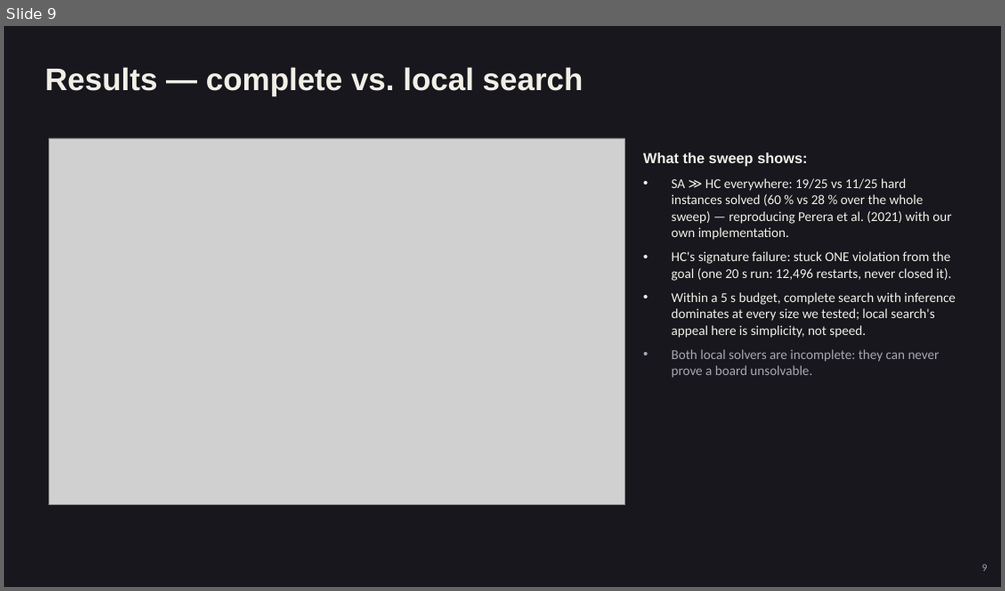
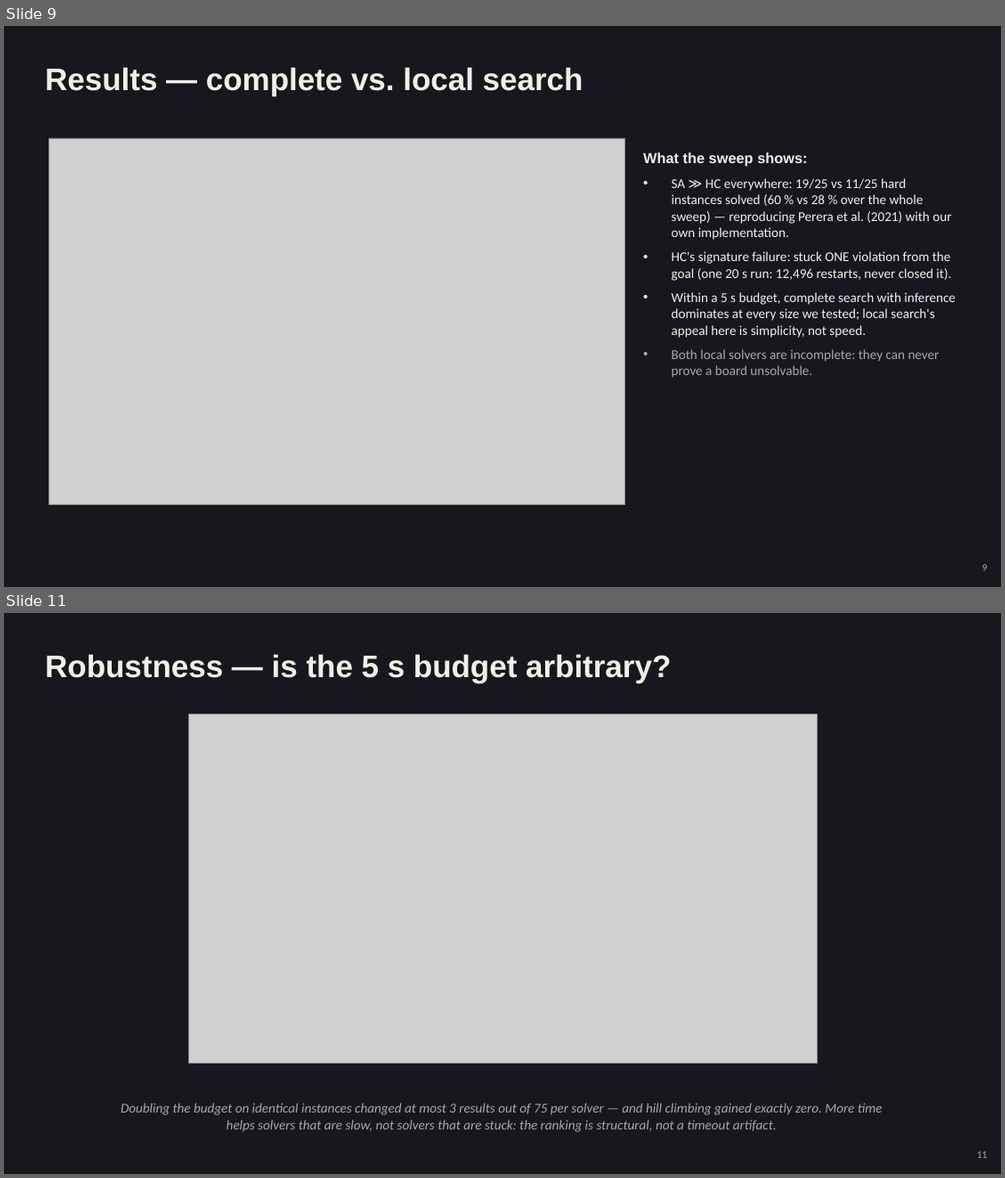
Before and after one commit to AnnieBaghumyan/LightUp, a slide deck: presentation.pptx. Shown one above the other, each under a label of ours: slide 9 before the commit, slides 9 and 11 after it; the slides between them are not shown. The pictures are 1005x591 and 1005x1178 pixels, drawn with LibreOffice and Linux fonts; fonts in the diff are those of the drawing; grey boxes stand for pictures. Boxes give left, top, right and bottom in pixels: in the first picture for what was removed or moved away, otherwise in the second. Text is boxed around its words. In the diff, an @@ line names an element or a change of style, - is before the commit and + after.

```diff
--- a/presentation.pptx
+++ b/presentation.pptx
@@ slide 11 added at (4,613,1001,1174), background #17171D @@
@@ text added at (45,654,671,683), 30 pt, text #F2EFE7, bold @@
+Robustness — is the 5 s budget arbitrary?
@@ picture added at (189,714,817,1063) @@
@@ text added at (121,1103,882,1132), 13 pt, text #A9A6B0, italic @@
+Doubling the budget on identical instances changed at most 3 results out of 75 per solver — and hill climbing gained exactly zero. More time helps solvers that are slow, not solvers that are stuck: the ranking is structural, not a timeout artifact.
@@ text added at (977,1151,987,1158), 10 pt, text #A9A6B0 @@
+11
```
Also in this commit, not shown: 4 slides changed.
